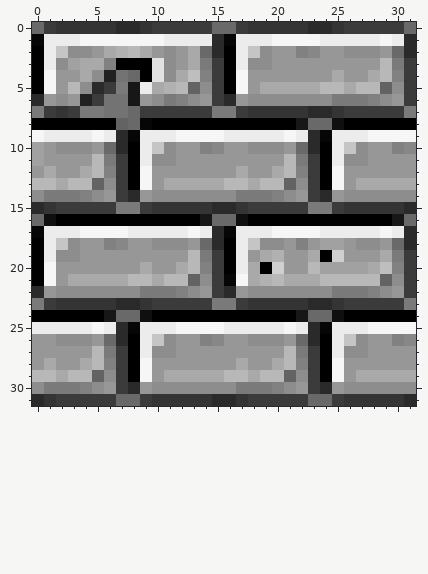
Two versions of one pixel-art sprite, core/assets/graphics/tile_images/TILE_FG_STONE_4.png. The first picture shows the starting point.
The file is 32x32 pixels. Colours within 5 levels of each other are drawn and written as one.
The result:
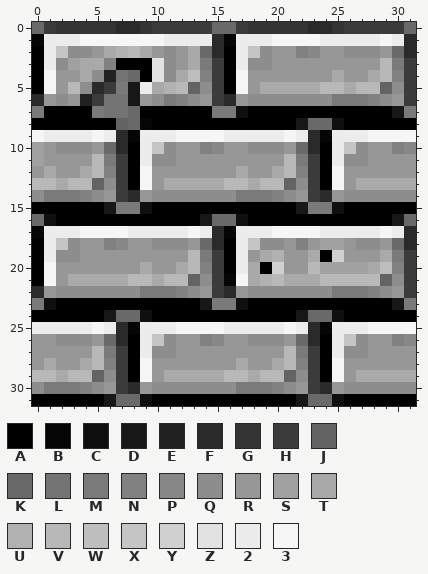
Palette (. is transparent): A #000000  B #060606  C #0f0f0f  D #171717  E #212121  F #2a2a2a  G #343434  H #3b3b3b  J #636363  K #696969  L #737373  M #7a7a7a  N #818181  P #878787  Q #8d8d8d  R #979797  S #a1a1a1  T #a9a9a9  U #b1b1b1  V #b8b8b8  W #bebebe  X #c5c5c5  Y #d0d0d0  Z #e2e2e2  2 #ececec  3 #f6f6f6
Log entry: Improved stone block textures.
From old to new:
Colour F becomes colour A in row 7 at x 23 to 24; in row 15 at x 0, 15 to 16 and 31; in row 23 at x 7 to 8 and 23 to 24; in row 31 at x 0, 15 to 16 and 31.
Colour G becomes colour A in row 7 at x 2, 18 to 22 and 25; in row 15 at x 1, 10 to 14, 17 and 26 to 30; in row 23 at x 2 to 6, 9, 18 to 22 and 25; in row 31 at x 1, 10 to 14, 17 and 26 to 30.
Colour H becomes colour A in row 7 at x 1, 3, 9 to 14 and 26 to 29; in row 15 at x 2 to 5 and 18 to 21; in row 23 at x 10 to 13 and 26 to 29; in row 31 at x 2 to 5 and 18 to 21.
Colour M becomes colour A in row 7 at x 4.
Colour H becomes colour C in row 7 at x 17; in row 15 at x 9 and 25; in row 23 at x 1 and 17; in row 31 at x 9 and 25.
Colour H becomes colour D in row 7 at x 30; in row 15 at x 6 and 22; in row 23 at x 14 and 30; in row 31 at x 6 and 22.
Changed places in both pictures, as pixel boxes (x1, y1, x2, y2):
changed: (44, 106, 92, 118)
changed: (140, 106, 404, 118)
changed: (32, 202, 416, 214)
changed: (44, 298, 404, 310)
changed: (32, 394, 416, 406)
